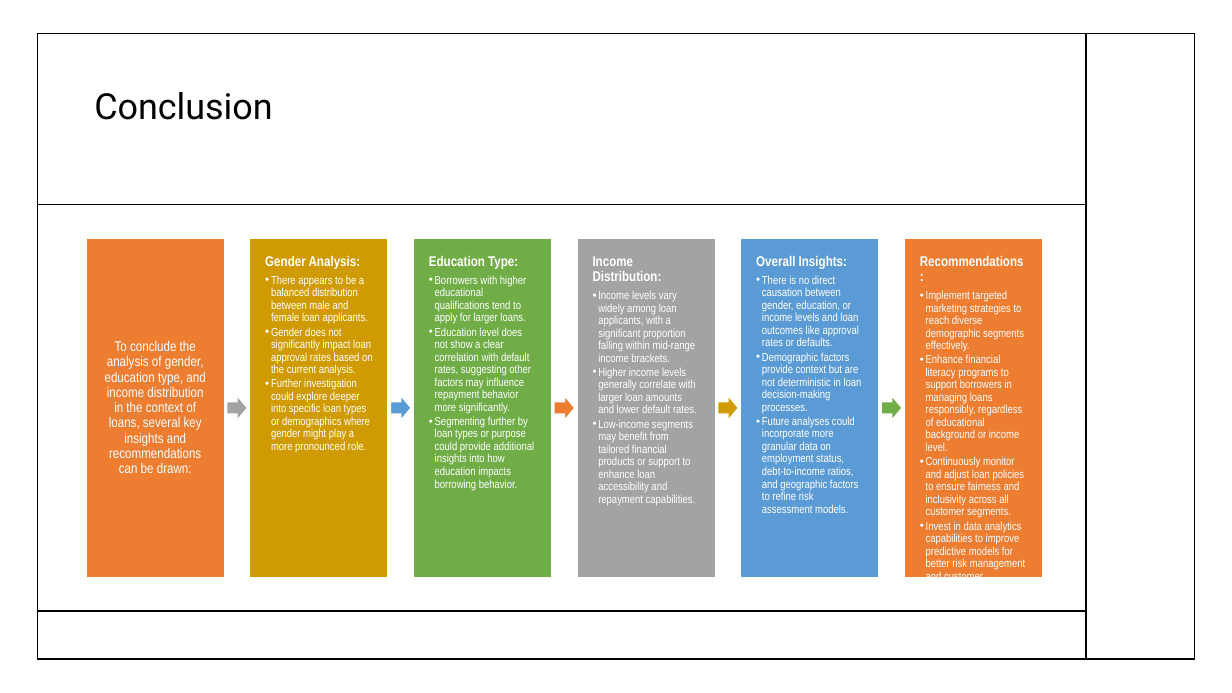
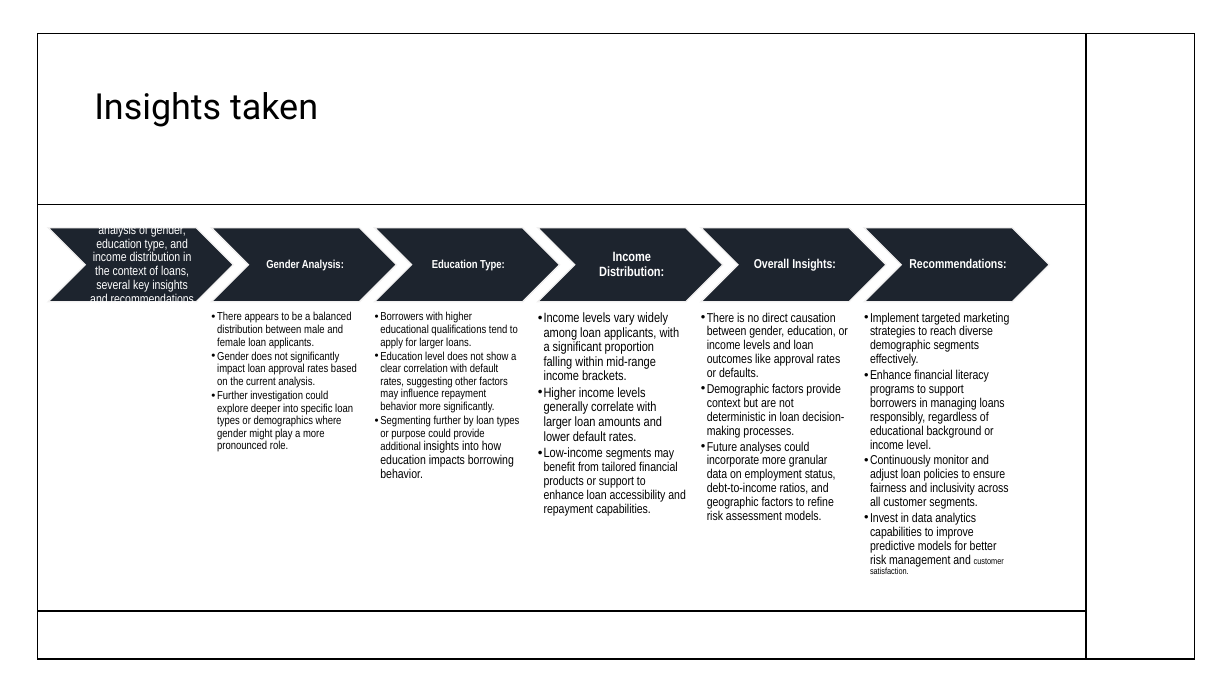
Before and after one commit to Mahmoud-Khorshed-DS-AI/Bank_Misr_project, a slide deck: slide 5 of Bank loans.pptx. Drawn at 1232x693 pixels with LibreOffice and Linux fonts; fonts in the diff are those of the drawing. Boxes give left, top, right and bottom in pixels: in the first picture for what was removed or moved away, otherwise in the second. Text is boxed around its words. In the diff, an @@ line names an element or a change of style, - is before the commit and + after.

```diff
--- a/Bank loans.pptx
+++ b/Bank loans.pptx
@@ title at (x1=94, y1=92, x2=318, y2=127): text changed @@
-Conclusion
+Insights taken
@@ text "To conclude the analysis of ..." moved from (x1=105, y1=341, x2=205, y2=473) to (x1=90, y1=223, x2=194, y2=307) @@
@@ text "To conclude the analysis of ..." at (x1=90, y1=223, x2=194, y2=307): size 11 to 10 pt @@
@@ group removed at (x1=86, y1=238, x2=1043, y2=577): 6 rectangles, 5 right arrows @@
@@ text at (x1=265, y1=255, x2=361, y2=269): paragraph removed @@
-Gender Analysis:
@@ text at (x1=429, y1=256, x2=518, y2=269): paragraph removed @@
-Education Type:
@@ text at (x1=593, y1=256, x2=662, y2=281): paragraph removed @@
-Income Distribution:
@@ text at (x1=756, y1=256, x2=847, y2=269): paragraph removed @@
-Overall Insights:
@@ group added at (x1=48, y1=228, x2=1049, y2=302): 6 chevrons, 5 texts @@
+Gender Analysis:
+Education Type:
+Income Distribution:
+Overall Insights:
+Recommendations:
@@ text at (x1=920, y1=255, x2=1024, y2=266): paragraph removed @@
-Recommendations:
@@ text "There appears to be a ..." moved from (x1=265, y1=255, x2=373, y2=453) to (x1=217, y1=311, x2=357, y2=452) @@
@@ text "There appears to be a ..." at (x1=217, y1=311, x2=357, y2=452): text colour #FFFFFF to #000000 @@
@@ text "Borrowers with higher educational qualifications ..." moved from (x1=429, y1=256, x2=535, y2=490) to (x1=380, y1=311, x2=520, y2=478) @@
@@ text "Borrowers with higher educational qualifications ..." at (x1=380, y1=311, x2=520, y2=478): text colour #FFFFFF to #000000; size 9 to 10 pt in "insights into how education impacts borrowing behavior." @@
@@ text "Income levels vary widely among ..." moved from (x1=593, y1=256, x2=697, y2=505) to (x1=538, y1=312, x2=686, y2=516) @@
@@ text "Income levels vary widely among ..." at (x1=538, y1=312, x2=686, y2=516): size 9 to 10.5 pt in "Income levels vary widely among loan applicants, ...", "Higher income levels generally correlate with larger ...", "Low-income"; text colour #FFFFFF to #000000; size 9 to 10 pt in "segments may benefit from tailored financial products ..." @@
@@ text "There is no direct causation ..." moved from (x1=756, y1=256, x2=862, y2=513) to (x1=707, y1=312, x2=848, y2=520) @@
@@ text "There is no direct causation ..." at (x1=707, y1=312, x2=848, y2=520): size 9 to 10 pt, text colour #FFFFFF to #000000 @@
@@ text "Implement targeted marketing strategies to ..." moved from (x1=920, y1=255, x2=1025, y2=582) to (x1=870, y1=312, x2=1009, y2=574) @@
@@ text "Implement targeted marketing strategies to ..." at (x1=870, y1=312, x2=1009, y2=574): size 9 to 10 pt, text colour #FFFFFF to #000000; size 9 to 7 pt in "customer satisfaction." @@
```
Also in this commit, not shown: 3 other slides changed, 2 slides added, 2 other files.
